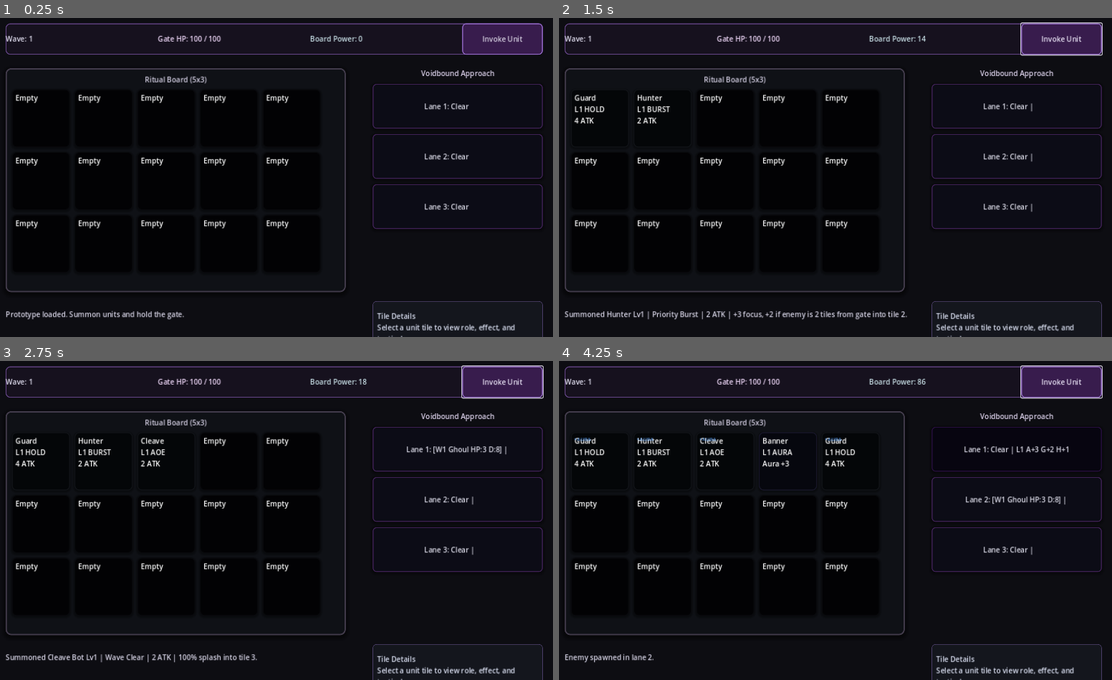
Above: before the commit, frames 1-4 (two rows, left to right).
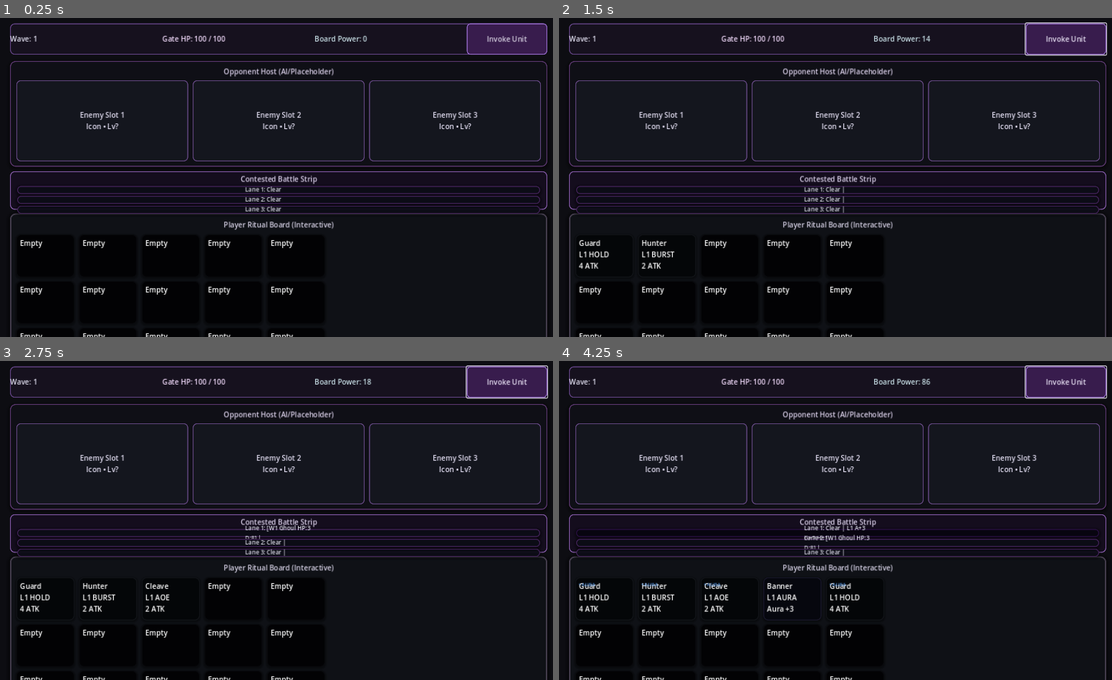
Above: after the commit, the same moments.

Repository: D3MISEarch/AbyssFall-merge-defense
Game: Godot game, scene res://scenes/Main.tscn
Same seed, same stepped clock (60 frames per second), same inputs: the game is played once before the commit and once after it.
Inputs (mouse positions are in pixels of both pictures, inside the frame that each line leads up to):
- Up to frame 1 (0.25 s): no input
- Up to frame 2 (1.5 s): click "Invoke Unit" at 0.5 s; click "Invoke Unit" at 1.25 s
- Up to frame 3 (2.75 s): click "Invoke Unit" at 2 s
- Up to frame 4 (4.25 s): tap Enter at 2.75 s; move the mouse to (962, 501) at 2.77 s; click (962, 501) at 2.92 s; tap Space at 3.5 s; move the mouse to (724, 533) at 3.52 s; click (724, 533) at 3.67 s

The runs differ from the first frame. In frame 1, 21% of the frame differs, in the area x 0-99%, y 1-100%; in frame 2, 19%; in frame 3, 18%; in frame 4, 15%.

Commit message:
Refactor main scene into portrait PvP battle layout

Diff:
--- a/scenes/Main.tscn
+++ b/scenes/Main.tscn
@@ -21,12 +21,12 @@
 color = Color(0.0784314, 0.0980392, 0.141176, 1)
 
 [node name="Board" type="Panel" parent="."]
-custom_minimum_size = Vector2(760, 500)
-layout_mode = 2
-offset_left = 30.0
-offset_top = 120.0
-offset_right = 790.0
-offset_bottom = 620.0
+custom_minimum_size = Vector2(0, 360)
+layout_mode = 2
+offset_left = 40.0
+offset_top = 444.0
+offset_right = 1240.0
+offset_bottom = 820.0
 
 [node name="BoardMargin" type="MarginContainer" parent="Board"]
 layout_mode = 1
@@ -47,7 +47,7 @@
 
 [node name="BoardLabel" type="Label" parent="Board/BoardMargin/BoardContent"]
 layout_mode = 2
-text = "Player Board (5x3)"
+text = "Player Ritual Board"
 horizontal_alignment = 1
 
 [node name="TileGrid" type="GridContainer" parent="Board/BoardMargin/BoardContent"]
@@ -55,10 +55,10 @@
 size_flags_vertical = 3
 columns = 5
 theme_override_constants/h_separation = 10
-theme_override_constants/v_separation = 10
+theme_override_constants/v_separation = 8
 
 [node name="Tile01" type="Panel" parent="Board/BoardMargin/BoardContent/TileGrid"]
-custom_minimum_size = Vector2(130, 130)
+custom_minimum_size = Vector2(130, 96)
 layout_mode = 2
 self_modulate = Color(0.22, 0.24, 0.31, 1)
 
@@ -79,7 +79,7 @@
 horizontal_alignment = 1
 
 [node name="Tile02" type="Panel" parent="Board/BoardMargin/BoardContent/TileGrid"]
-custom_minimum_size = Vector2(130, 130)
+custom_minimum_size = Vector2(130, 96)
 layout_mode = 2
 self_modulate = Color(0.22, 0.24, 0.31, 1)
 
@@ -100,7 +100,7 @@
 horizontal_alignment = 1
 
 [node name="Tile03" type="Panel" parent="Board/BoardMargin/BoardContent/TileGrid"]
-custom_minimum_size = Vector2(130, 130)
+custom_minimum_size = Vector2(130, 96)
 layout_mode = 2
 self_modulate = Color(0.22, 0.24, 0.31, 1)
 
@@ -121,7 +121,7 @@
 horizontal_alignment = 1
 
 [node name="Tile04" type="Panel" parent="Board/BoardMargin/BoardContent/TileGrid"]
-custom_minimum_size = Vector2(130, 130)
+custom_minimum_size = Vector2(130, 96)
 layout_mode = 2
 self_modulate = Color(0.22, 0.24, 0.31, 1)
 
@@ -142,7 +142,7 @@
 horizontal_alignment = 1
 
 [node name="Tile05" type="Panel" parent="Board/BoardMargin/BoardContent/TileGrid"]
-custom_minimum_size = Vector2(130, 130)
+custom_minimum_size = Vector2(130, 96)
 layout_mode = 2
 self_modulate = Color(0.22, 0.24, 0.31, 1)
 
@@ -163,7 +163,7 @@
 horizontal_alignment = 1
 
 [node name="Tile06" type="Panel" parent="Board/BoardMargin/BoardContent/TileGrid"]
-custom_minimum_size = Vector2(130, 130)
+custom_minimum_size = Vector2(130, 96)
 layout_mode = 2
 self_modulate = Color(0.22, 0.24, 0.31, 1)
 
@@ -184,7 +184,7 @@
 horizontal_alignment = 1
 
 [node name="Tile07" type="Panel" parent="Board/BoardMargin/BoardContent/TileGrid"]
-custom_minimum_size = Vector2(130, 130)
+custom_minimum_size = Vector2(130, 96)
 layout_mode = 2
 self_modulate = Color(0.22, 0.24, 0.31, 1)
 
@@ -205,7 +205,7 @@
 horizontal_alignment = 1
 
 [node name="Tile08" type="Panel" parent="Board/BoardMargin/BoardContent/TileGrid"]
-custom_minimum_size = Vector2(130, 130)
+custom_minimum_size = Vector2(130, 96)
 layout_mode = 2
 self_modulate = Color(0.22, 0.24, 0.31, 1)
 
@@ -226,7 +226,7 @@
 horizontal_alignment = 1
 
 [node name="Tile09" type="Panel" parent="Board/BoardMargin/BoardContent/TileGrid"]
-custom_minimum_size = Vector2(130, 130)
+custom_minimum_size = Vector2(130, 96)
 layout_mode = 2
 self_modulate = Color(0.22, 0.24, 0.31, 1)
 
@@ -247,7 +247,7 @@
 horizontal_alignment = 1
 
 [node name="Tile10" type="Panel" parent="Board/BoardMargin/BoardContent/TileGrid"]
-custom_minimum_size = Vector2(130, 130)
+custom_minimum_size = Vector2(130, 96)
 layout_mode = 2
 self_modulate = Color(0.22, 0.24, 0.31, 1)
 
@@ -268,7 +268,7 @@
 horizontal_alignment = 1
 
 [node name="Tile11" type="Panel" parent="Board/BoardMargin/BoardContent/TileGrid"]
-custom_minimum_size = Vector2(130, 130)
+custom_minimum_size = Vector2(130, 96)
 layout_mode = 2
 self_modulate = Color(0.22, 0.24, 0.31, 1)
 
@@ -289,7 +289,7 @@
 horizontal_alignment = 1
 
 [node name="Tile12" type="Panel" parent="Board/BoardMargin/BoardContent/TileGrid"]
-custom_minimum_size = Vector2(130, 130)
+custom_minimum_size = Vector2(130, 96)
 layout_mode = 2
 self_modulate = Color(0.22, 0.24, 0.31, 1)
 
@@ -310,7 +310,7 @@
 horizontal_alignment = 1
 
 [node name="Tile13" type="Panel" parent="Board/BoardMargin/BoardContent/TileGrid"]
-custom_minimum_size = Vector2(130, 130)
+custom_minimum_size = Vector2(130, 96)
 layout_mode = 2
 self_modulate = Color(0.22, 0.24, 0.31, 1)
 
@@ -331,7 +331,7 @@
 horizontal_alignment = 1
 
 [node name="Tile14" type="Panel" parent="Board/BoardMargin/BoardContent/TileGrid"]
-custom_minimum_size = Vector2(130, 130)
+custom_minimum_size = Vector2(130, 96)
 layout_mode = 2
 self_modulate = Color(0.22, 0.24, 0.31, 1)
 
@@ -352,7 +352,7 @@
 horizontal_alignment = 1
 
 [node name="Tile15" type="Panel" parent="Board/BoardMargin/BoardContent/TileGrid"]
-custom_minimum_size = Vector2(130, 130)
+custom_minimum_size = Vector2(130, 96)
 layout_mode = 2
 self_modulate = Color(0.22, 0.24, 0.31, 1)
 
@@ -372,21 +372,111 @@
 text = "Empty"
 horizontal_alignment = 1
 
+[node name="OpponentBoard" type="Panel" parent="."]
+custom_minimum_size = Vector2(0, 220)
+layout_mode = 2
+offset_left = 40.0
+offset_top = 104.0
+offset_right = 1240.0
+offset_bottom = 340.0
+
+[node name="OpponentMargin" type="MarginContainer" parent="OpponentBoard"]
+layout_mode = 1
+anchors_preset = 15
+anchor_right = 1.0
+anchor_bottom = 1.0
+grow_horizontal = 2
+grow_vertical = 2
+theme_override_constants/margin_left = 14
+theme_override_constants/margin_top = 12
+theme_override_constants/margin_right = 14
+theme_override_constants/margin_bottom = 12
+
+[node name="OpponentContent" type="VBoxContainer" parent="OpponentBoard/OpponentMargin"]
+layout_mode = 2
+theme_override_constants/separation = 8
+
+[node name="OpponentLabel" type="Label" parent="OpponentBoard/OpponentMargin/OpponentContent"]
+layout_mode = 2
+text = "Opponent Board"
+horizontal_alignment = 1
+
+[node name="OpponentStrip" type="HBoxContainer" parent="OpponentBoard/OpponentMargin/OpponentContent"]
+layout_mode = 2
+size_flags_vertical = 3
+theme_override_constants/separation = 10
+
+[node name="OppSlot1" type="Panel" parent="OpponentBoard/OpponentMargin/OpponentContent/OpponentStrip"]
+custom_minimum_size = Vector2(0, 84)
+layout_mode = 2
+size_flags_horizontal = 3
+
+[node name="OppSlot1Label" type="Label" parent="OpponentBoard/OpponentMargin/OpponentContent/OpponentStrip/OppSlot1"]
+layout_mode = 1
+anchors_preset = 15
+anchor_right = 1.0
+anchor_bottom = 1.0
+grow_horizontal = 2
+grow_vertical = 2
+text = "Slot 1\n--"
+horizontal_alignment = 1
+vertical_alignment = 1
+
+[node name="OppSlot2" type="Panel" parent="OpponentBoard/OpponentMargin/OpponentContent/OpponentStrip"]
+custom_minimum_size = Vector2(0, 84)
+layout_mode = 2
+size_flags_horizontal = 3
+
+[node name="OppSlot2Label" type="Label" parent="OpponentBoard/OpponentMargin/OpponentContent/OpponentStrip/OppSlot2"]
+layout_mode = 1
+anchors_preset = 15
+anchor_right = 1.0
+anchor_bottom = 1.0
+grow_horizontal = 2
+grow_vertical = 2
+text = "Slot 2\n--"
+horizontal_alignment = 1
+vertical_alignment = 1
+
+[node name="OppSlot3" type="Panel" parent="OpponentBoard/OpponentMargin/OpponentContent/OpponentStrip"]
+custom_minimum_size = Vector2(0, 84)
+layout_mode = 2
+size_flags_horizontal = 3
+
+[node name="OppSlot3Label" type="Label" parent="OpponentBoard/OpponentMargin/OpponentContent/OpponentStrip/OppSlot3"]
+layout_mode = 1
+anchors_preset = 15
+anchor_right = 1.0
+anchor_bottom = 1.0
+grow_horizontal = 2
+grow_vertical = 2
+text = "Slot 3\n--"
+horizontal_alignment = 1
+vertical_alignment = 1
+
+[node name="CenterStrip" type="Panel" parent="."]
+custom_minimum_size = Vector2(0, 84)
+layout_mode = 2
+offset_left = 40.0
+offset_top = 350.0
+offset_right = 1240.0
+offset_bottom = 436.0
+
 [node name="EnemyLane" type="VBoxContainer" parent="."]
 layout_mode = 2
-offset_left = 850.0
-offset_top = 120.0
-offset_right = 1230.0
-offset_bottom = 620.0
+offset_left = 56.0
+offset_top = 356.0
+offset_right = 1224.0
+offset_bottom = 430.0
 theme_override_constants/separation = 10
 
 [node name="EnemyTitle" type="Label" parent="EnemyLane"]
 layout_mode = 2
-text = "Incoming Enemies"
+text = "Contested Battle Strip"
 horizontal_alignment = 1
 
 [node name="Enemy1" type="Panel" parent="EnemyLane"]
-custom_minimum_size = Vector2(0, 100)
+custom_minimum_size = Vector2(0, 18)
 layout_mode = 2
 
 [node name="Enemy1Label" type="Label" parent="EnemyLane/Enemy1"]
@@ -405,7 +495,7 @@
 text = "Enemy Placeholder 1"
 
 [node name="Enemy2" type="Panel" parent="EnemyLane"]
-custom_minimum_size = Vector2(0, 100)
+custom_minimum_size = Vector2(0, 18)
 layout_mode = 2
 
 [node name="Enemy2Label" type="Label" parent="EnemyLane/Enemy2"]
@@ -424,7 +514,7 @@
 text = "Enemy Placeholder 2"
 
 [node name="Enemy3" type="Panel" parent="EnemyLane"]
-custom_minimum_size = Vector2(0, 100)
+custom_minimum_size = Vector2(0, 18)
 layout_mode = 2
 
 [node name="Enemy3Label" type="Label" parent="EnemyLane/Enemy3"]
@@ -445,9 +535,9 @@
 [node name="TopBar" type="Panel" parent="."]
 custom_minimum_size = Vector2(0, 70)
 layout_mode = 2
-offset_left = 30.0
+offset_left = 40.0
 offset_top = 20.0
-offset_right = 1230.0
+offset_right = 1240.0
 offset_bottom = 90.0
 
 [node name="TopRow" type="HBoxContainer" parent="TopBar"]
@@ -481,19 +571,19 @@
 
 [node name="StatusLabel" type="Label" parent="."]
 layout_mode = 2
-offset_left = 30.0
-offset_top = 640.0
-offset_right = 820.0
-offset_bottom = 700.0
+offset_left = 40.0
+offset_top = 832.0
+offset_right = 840.0
+offset_bottom = 900.0
 text = "Press Summon Unit to cycle placeholder units."
 vertical_alignment = 1
 
 [node name="UnitDetailPanel" type="Panel" parent="."]
 layout_mode = 2
-offset_left = 850.0
-offset_top = 640.0
-offset_right = 1230.0
-offset_bottom = 760.0
+offset_left = 860.0
+offset_top = 832.0
+offset_right = 1240.0
+offset_bottom = 940.0
 
 [node name="UnitDetailLabel" type="Label" parent="UnitDetailPanel"]
 layout_mode = 1
@@ -513,10 +603,10 @@
 [node name="LossLabel" type="Label" parent="."]
 visible = false
 layout_mode = 2
-offset_left = 340.0
-offset_top = 300.0
-offset_right = 920.0
-offset_bottom = 360.0
+offset_left = 260.0
+offset_top = 438.0
+offset_right = 1020.0
+offset_bottom = 498.0
 theme_override_font_sizes/font_size = 42
 text = "DEFEAT - GATE DESTROYED"
 horizontal_alignment = 1
--- a/scripts/main.gd
+++ b/scripts/main.gd
@@ -129,6 +129,8 @@
 @onready var status_label: Label = $StatusLabel
 @onready var background_rect: ColorRect = $Background
 @onready var board_panel: Panel = $Board
+@onready var opponent_board_panel: Panel = $OpponentBoard
+@onready var center_strip_panel: Panel = $CenterStrip
 @onready var wave_label: Label = $TopBar/TopRow/WaveLabel
 @onready var gate_label: Label = $TopBar/TopRow/GateLabel
 @onready var board_power_label: Label = $TopBar/TopRow/BoardPowerLabel
@@ -151,6 +153,17 @@
 ]
 @onready var top_bar_panel: Panel = $TopBar
 @onready var top_row: HBoxContainer = $TopBar/TopRow
+@onready var opponent_title_label: Label = $OpponentBoard/OpponentMargin/OpponentContent/OpponentLabel
+@onready var opponent_slot_panels: Array[Panel] = [
+	$OpponentBoard/OpponentMargin/OpponentContent/OpponentStrip/OppSlot1,
+	$OpponentBoard/OpponentMargin/OpponentContent/OpponentStrip/OppSlot2,
+	$OpponentBoard/OpponentMargin/OpponentContent/OpponentStrip/OppSlot3
+]
+@onready var opponent_slot_labels: Array[Label] = [
+	$OpponentBoard/OpponentMargin/OpponentContent/OpponentStrip/OppSlot1/OppSlot1Label,
+	$OpponentBoard/OpponentMargin/OpponentContent/OpponentStrip/OppSlot2/OppSlot2Label,
+	$OpponentBoard/OpponentMargin/OpponentContent/OpponentStrip/OppSlot3/OppSlot3Label
+]
 
 func _ready() -> void:
 	_apply_dark_fantasy_theme()
@@ -292,6 +305,8 @@
 	background_rect.color = Color(0.05, 0.05, 0.07, 1.0)
 	_apply_background_atmosphere()
 	_style_board_panel()
+	_style_opponent_board()
+	_style_center_strip()
 	_style_top_bar()
 	_style_enemy_lanes()
 	_style_unit_detail_panel()
@@ -377,8 +392,68 @@
 	board_style.shadow_color = Color(0.0, 0.0, 0.0, 0.46)
 	board_style.shadow_offset = Vector2(0.0, 4.0)
 	board_panel.add_theme_stylebox_override("panel", board_style)
-	board_label.text = "Ritual Board (5x3)"
+	board_label.text = "Player Ritual Board (Interactive)"
 	board_label.modulate = Color(0.83, 0.81, 0.89, 1.0)
+
+func _style_opponent_board() -> void:
+	var opponent_style: StyleBoxFlat = StyleBoxFlat.new()
+	opponent_style.bg_color = Color(0.06, 0.06, 0.09, 0.94)
+	opponent_style.border_width_left = 2
+	opponent_style.border_width_top = 2
+	opponent_style.border_width_right = 2
+	opponent_style.border_width_bottom = 2
+	opponent_style.border_color = Color(0.42, 0.25, 0.51, 0.84)
+	opponent_style.corner_radius_top_left = 12
+	opponent_style.corner_radius_top_right = 12
+	opponent_style.corner_radius_bottom_left = 12
+	opponent_style.corner_radius_bottom_right = 12
+	opponent_style.shadow_size = 8
+	opponent_style.shadow_color = Color(0.0, 0.0, 0.0, 0.34)
+	opponent_style.shadow_offset = Vector2(0.0, 3.0)
+	opponent_board_panel.add_theme_stylebox_override("panel", opponent_style)
+	opponent_title_label.text = "Opponent Host (AI/Placeholder)"
+	opponent_title_label.modulate = Color(0.85, 0.81, 0.91, 1.0)
+	for slot_index in opponent_slot_panels.size():
+		var slot_panel: Panel = opponent_slot_panels[slot_index]
+		var slot_style: StyleBoxFlat = StyleBoxFlat.new()
+		slot_style.bg_color = Color(0.08, 0.09, 0.12, 0.95)
+		slot_style.border_width_left = 2
+		slot_style.border_width_top = 2
+		slot_style.border_width_right = 2
+		slot_style.border_width_bottom = 2
+		slot_style.border_color = Color(0.44, 0.31, 0.57, 0.86)
+		slot_style.corner_radius_top_left = 9
+		slot_style.corner_radius_top_right = 9
+		slot_style.corner_radius_bottom_left = 9
+		slot_style.corner_radius_bottom_right = 9
+		slot_panel.add_theme_stylebox_override("panel", slot_style)
+		var slot_underglow: ColorRect = ColorRect.new()
+		slot_underglow.anchors_preset = Control.PRESET_FULL_RECT
+		slot_underglow.offset_left = 8.0
+		slot_underglow.offset_top = 8.0
+		slot_underglow.offset_right = -8.0
+		slot_underglow.offset_bottom = -8.0
+		slot_underglow.color = Color(0.56, 0.24, 0.72, 0.18)
+		slot_underglow.mouse_filter = Control.MOUSE_FILTER_IGNORE
+		slot_panel.add_child(slot_underglow)
+		slot_panel.move_child(slot_underglow, 0)
+		opponent_slot_labels[slot_index].modulate = Color(0.89, 0.87, 0.95, 1.0)
+		opponent_slot_labels[slot_index].text = "Enemy Slot %d\nIcon • Lv?" % [slot_index + 1]
+		opponent_slot_labels[slot_index].autowrap_mode = TextServer.AUTOWRAP_WORD_SMART
+
+func _style_center_strip() -> void:
+	var strip_style: StyleBoxFlat = StyleBoxFlat.new()
+	strip_style.bg_color = Color(0.08, 0.05, 0.12, 0.92)
+	strip_style.border_width_left = 2
+	strip_style.border_width_top = 2
+	strip_style.border_width_right = 2
+	strip_style.border_width_bottom = 2
+	strip_style.border_color = Color(0.56, 0.38, 0.71, 0.90)
+	strip_style.corner_radius_top_left = 10
+	strip_style.corner_radius_top_right = 10
+	strip_style.corner_radius_bottom_left = 10
+	strip_style.corner_radius_bottom_right = 10
+	center_strip_panel.add_theme_stylebox_override("panel", strip_style)
 
 func _style_top_bar() -> void:
 	var top_style: StyleBoxFlat = StyleBoxFlat.new()
@@ -416,8 +491,8 @@
 	summon_button.modulate = Color(0.95, 0.92, 1.0, 1.0)
 
 func _style_enemy_lanes() -> void:
-	enemy_lane_box.add_theme_constant_override("separation", 12)
-	enemy_title_label.text = "Voidbound Approach"
+	enemy_lane_box.add_theme_constant_override("separation", 4)
+	enemy_title_label.text = "Contested Battle Strip"
 	enemy_title_label.modulate = Color(0.86, 0.82, 0.92, 1.0)
 	for lane_index in enemy_panels.size():
 		var lane_panel: Panel = enemy_panels[lane_index]
@@ -439,6 +514,8 @@
 		_apply_lane_portal_ambience(lane_panel, lane_index)
 	for lane_label in enemy_labels:
 		lane_label.modulate = Color(0.86, 0.86, 0.91, 1.0)
+		lane_label.add_theme_font_size_override("font_size", 13)
+		lane_label.autowrap_mode = TextServer.AUTOWRAP_WORD_SMART
 
 func _style_unit_detail_panel() -> void:
 	var detail_style: StyleBoxFlat = StyleBoxFlat.new()
